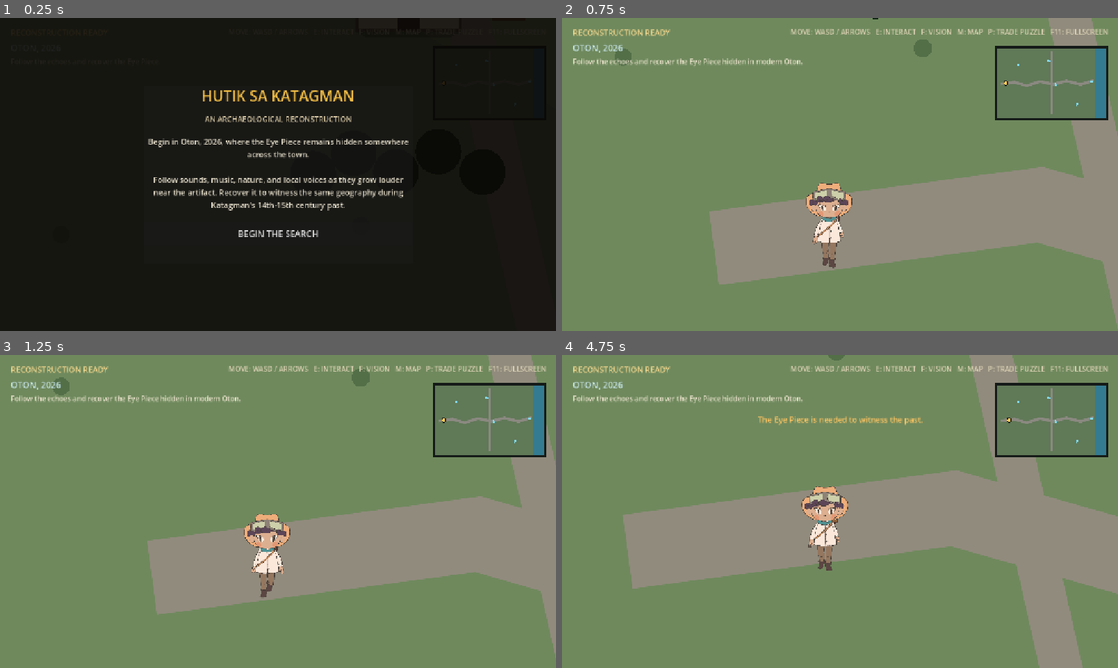
Above: before the commit, frames 1-4 (two rows, left to right).
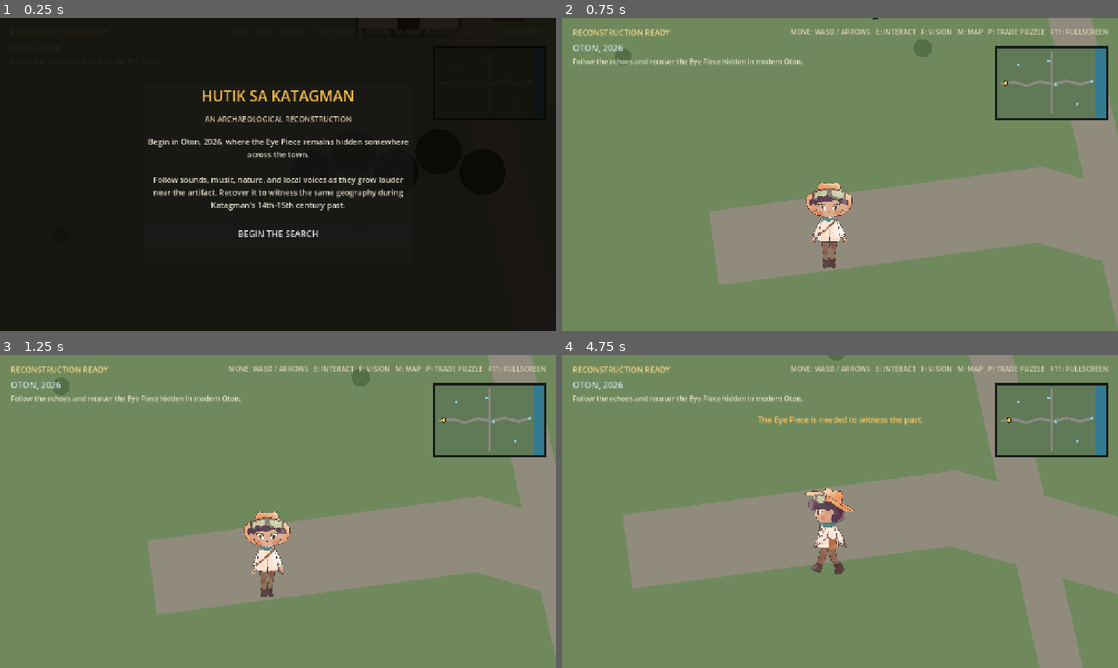
Above: after the commit, the same moments.

Repository: auauron/GameOn-Yoripatuso
Game: Godot game, scene res://scenes/gameplay/game_root.tscn
The game is run twice, just before and just after one commit, with the same random seed, the same clock (stepped at 60 frames per second) and the same inputs.
Inputs:
- Up to frame 1 (0.25 s): no input
- Up to frame 2 (0.75 s): click "BEGIN THE SEARCH" at 0.5 s
- Up to frame 3 (1.25 s): no input
- Up to frame 4 (4.75 s): hold D (move_right) 1.28-2.03 s; hold F (era_transition) 1.28-2.03 s; hold S (move_down) 2.03-2.78 s; tap E (interact) at 2.1, 4.35 s; hold D (move_right) 2.78-3.53 s; hold P (open_trade_puzzle) 2.78-3.53 s; tap F (era_transition) at 3.5, 3.6 s; hold W (move_up) 3.53-4.28 s; hold A (move_left) from 4.28 s (still down)

Frame 1 is identical in both runs. In frame 2, 0.4% of the frame differs, in the area x 43-53%, y 52-80%; in frame 3, 0.6%; in frame 4, 1.2%, in the area x 43-53%, y 42-70%.

Commit message:
feat: add sideview sprites and flip logic

Diff:
--- a/scenes/gameplay/game_root.tscn
+++ b/scenes/gameplay/game_root.tscn
@@ -1,11 +1,12 @@
-[gd_scene load_steps=19 format=3 uid="uid://cewy11upk06i1"]
+[gd_scene load_steps=26 format=3 uid="uid://cewy11upk06i1"]
 
 [ext_resource type="Script" uid="uid://baiyy74ipcq7y" path="res://scripts/gameplay/game_root.gd" id="1_root"]
 [ext_resource type="PackedScene" path="res://scenes/worlds/modern_oton_world.tscn" id="2_modern"]
 [ext_resource type="PackedScene" path="res://scenes/worlds/ancient_katagman_world.tscn" id="3_ancient"]
 [ext_resource type="PackedScene" uid="uid://dd2ohabd0bux0" path="res://scenes/player/player.tscn" id="4_player"]
-[ext_resource type="Texture2D" uid="uid://bfekbrmk2lnxa" path="res://assets/sprites/modern_front_walk.png" id="5_4g8l4"]
+[ext_resource type="Texture2D" uid="uid://c6brm0bqys6ka" path="res://assets/sprites/modern_front_walk.png" id="5_4g8l4"]
 [ext_resource type="PackedScene" path="res://scenes/artifact/artifact.tscn" id="5_artifact"]
+[ext_resource type="Texture2D" uid="uid://camli4oaxuvm1" path="res://assets/sprites/modern_side_walk.png" id="6_6sgmt"]
 [ext_resource type="Script" uid="uid://cntfqc7kuuh52" path="res://scripts/audio/echo_controller.gd" id="6_echo"]
 [ext_resource type="Script" uid="uid://c2i5vxsgmuspg" path="res://scripts/integration/portal_gateway.gd" id="7_portal"]
 [ext_resource type="PackedScene" path="res://scenes/ui/hud.tscn" id="8_hud"]
@@ -43,6 +44,26 @@
 atlas = ExtResource("5_4g8l4")
 region = Rect2(4200, 0, 600, 800)
 
+[sub_resource type="AtlasTexture" id="AtlasTexture_tjkyx"]
+atlas = ExtResource("6_6sgmt")
+region = Rect2(0, 0, 600, 800)
+
+[sub_resource type="AtlasTexture" id="AtlasTexture_wvkm5"]
+atlas = ExtResource("6_6sgmt")
+region = Rect2(600, 0, 600, 800)
+
+[sub_resource type="AtlasTexture" id="AtlasTexture_k7slx"]
+atlas = ExtResource("6_6sgmt")
+region = Rect2(1200, 0, 600, 800)
+
+[sub_resource type="AtlasTexture" id="AtlasTexture_nrfkq"]
+atlas = ExtResource("6_6sgmt")
+region = Rect2(1800, 0, 600, 800)
+
+[sub_resource type="AtlasTexture" id="AtlasTexture_hwvs3"]
+atlas = ExtResource("6_6sgmt")
+region = Rect2(2400, 0, 600, 800)
+
 [sub_resource type="SpriteFrames" id="SpriteFrames_tjkyx"]
 animations = [{
 "frames": [{
@@ -71,7 +92,27 @@
 "texture": SubResource("AtlasTexture_vsvui")
 }],
 "loop": true,
-"name": &"default",
+"name": &"front",
+"speed": 10.0
+}, {
+"frames": [{
+"duration": 1.0,
+"texture": SubResource("AtlasTexture_tjkyx")
+}, {
+"duration": 1.0,
+"texture": SubResource("AtlasTexture_wvkm5")
+}, {
+"duration": 1.0,
+"texture": SubResource("AtlasTexture_k7slx")
+}, {
+"duration": 1.0,
+"texture": SubResource("AtlasTexture_nrfkq")
+}, {
+"duration": 1.0,
+"texture": SubResource("AtlasTexture_hwvs3")
+}],
+"loop": true,
+"name": &"side",
 "speed": 10.0
 }]
 
@@ -88,8 +129,8 @@
 [node name="AnimatedSprite2D" type="AnimatedSprite2D" parent="Player"]
 scale = Vector2(0.3, 0.3)
 sprite_frames = SubResource("SpriteFrames_tjkyx")
-autoplay = "default"
-frame_progress = 0.988874
+animation = &"side"
+autoplay = "front"
 
 [node name="Artifact" parent="." instance=ExtResource("5_artifact")]
 z_index = 4
--- a/scenes/player/player.tscn
+++ b/scenes/player/player.tscn
@@ -1,7 +1,6 @@
-[gd_scene load_steps=5 format=3 uid="uid://dd2ohabd0bux0"]
+[gd_scene load_steps=4 format=3 uid="uid://dd2ohabd0bux0"]
 
 [ext_resource type="Script" uid="uid://bdkg05juxv3ay" path="res://scripts/player/player.gd" id="1_player"]
-[ext_resource type="Script" uid="uid://dfwuj0vqd8uea" path="res://scripts/player/painted_player_visual.gd" id="2_visual"]
 
 [sub_resource type="CapsuleShape2D" id="Capsule_player"]
 radius = 13.0
@@ -16,10 +15,6 @@
 [node name="ContactShadow" type="Polygon2D" parent="."]
 color = Color(0.12, 0.09, 0.07, 0.28)
 polygon = PackedVector2Array(-17, -5, 17, -5, 21, 0, 17, 5, -17, 5, -21, 0)
-
-[node name="PaintedVisual" type="Node2D" parent="."]
-position = Vector2(0, -2)
-script = ExtResource("2_visual")
 
 [node name="CollisionShape2D" type="CollisionShape2D" parent="."]
 position = Vector2(0, -13)
--- a/scripts/player/painted_player_visual.gd
+++ /dev/null
@@ -1,50 +0,0 @@
-class_name PaintedPlayerVisual
-extends Node2D
-
-var facing := Vector2.DOWN
-var movement_strength := 0.0
-var walk_time := 0.0
-
-func set_motion(direction: Vector2, moving: bool, delta: float) -> void:
-	if direction.length_squared() > 0.01:
-		facing = direction.normalized()
-	movement_strength = 1.0 if moving else 0.0
-	if moving:
-		walk_time += delta * 9.0
-	queue_redraw()
-
-func _draw() -> void:
-	var bob := sin(walk_time) * 1.5 * movement_strength
-	var stride := sin(walk_time) * 3.0 * movement_strength
-	var looking_side := signf(facing.x)
-
-	draw_line(Vector2(-6, -14 + bob), Vector2(-7 - stride, -1), Color("#3d3028"), 6.0, true)
-	draw_line(Vector2(6, -14 + bob), Vector2(7 + stride, -1), Color("#3d3028"), 6.0, true)
-	draw_line(Vector2(-10 - stride, 0), Vector2(-4 - stride, 0), Color("#201b18"), 4.0, true)
-	draw_line(Vector2(4 + stride, 0), Vector2(10 + stride, 0), Color("#201b18"), 4.0, true)
-
-	var coat := PackedVector2Array([
-		Vector2(-15, -42 + bob),
-		Vector2(15, -42 + bob),
-		Vector2(18, -13 + bob),
-		Vector2(-18, -13 + bob),
-	])
-	draw_colored_polygon(coat, Color("#c56f45"))
-	draw_polyline(PackedVector2Array([coat[0], coat[1], coat[2], coat[3], coat[0]]), Color("#50352d"), 3.0, true)
-	draw_line(Vector2(0, -40 + bob), Vector2(0, -16 + bob), Color("#e0ad6a"), 2.0, true)
-
-	var bag_x := -18.0 if looking_side >= 0.0 else 10.0
-	draw_line(Vector2(-8, -42 + bob), Vector2(bag_x + 7, -21 + bob), Color("#5a3b29"), 3.0, true)
-	draw_rect(Rect2(Vector2(bag_x, -27 + bob), Vector2(14, 12)), Color("#8f633c"))
-	draw_rect(Rect2(Vector2(bag_x, -27 + bob), Vector2(14, 12)), Color("#4b3326"), false, 2.0)
-
-	var head_center := Vector2(looking_side * 2.0, -51 + bob)
-	draw_circle(head_center, 11.0, Color("#c99069"))
-	draw_arc(head_center, 11.0, 0.0, TAU, 20, Color("#4b332c"), 2.5, true)
-	draw_arc(head_center + Vector2(0, -3), 10.0, PI, TAU, 12, Color("#302721"), 6.0, true)
-	draw_line(Vector2(-13, -57 + bob), Vector2(14, -57 + bob), Color("#d7b15d"), 4.0, true)
-	if absf(facing.x) > 0.2:
-		draw_circle(head_center + Vector2(looking_side * 6.0, 0), 1.6, Color("#27201c"))
-	else:
-		draw_circle(head_center + Vector2(-4, 0), 1.5, Color("#27201c"))
-		draw_circle(head_center + Vector2(4, 0), 1.5, Color("#27201c"))
--- a/scripts/player/player.gd
+++ b/scripts/player/player.gd
@@ -21,12 +21,18 @@
 func _physics_process(delta: float) -> void:
 	if not input_enabled:
 		velocity = Vector2.ZERO
-		$PaintedVisual.set_motion(Vector2.ZERO, false, delta)
 		return
 
 	var direction := Input.get_vector("move_left", "move_right", "move_up", "move_down")
 	velocity = direction * move_speed
-	$PaintedVisual.set_motion(direction, not direction.is_zero_approx(), delta)
+
+	if direction.x != 0:
+		# Player is moving Left or Right: Play side animation
+		$AnimatedSprite2D.play("side")
+		$AnimatedSprite2D.flip_h = (direction.x < 0)
+	else:
+		$AnimatedSprite2D.play("front")
+
 	move_and_slide()
 
 func _process(_delta: float) -> void:
Binary file changed: assets/sprites/modern_front_walk.png
Binary file added: assets/sprites/modern_side_walk.png
Not shown, added: assets/sprites/modern_side_walk.png.import
